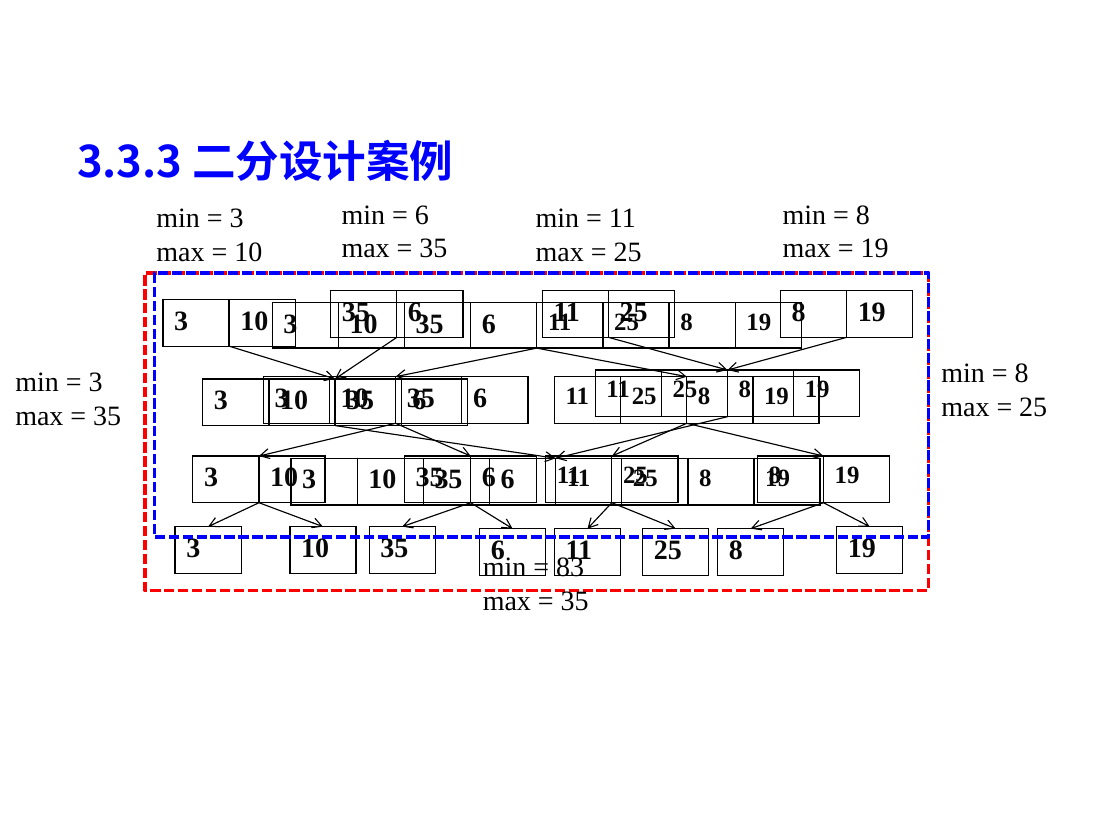
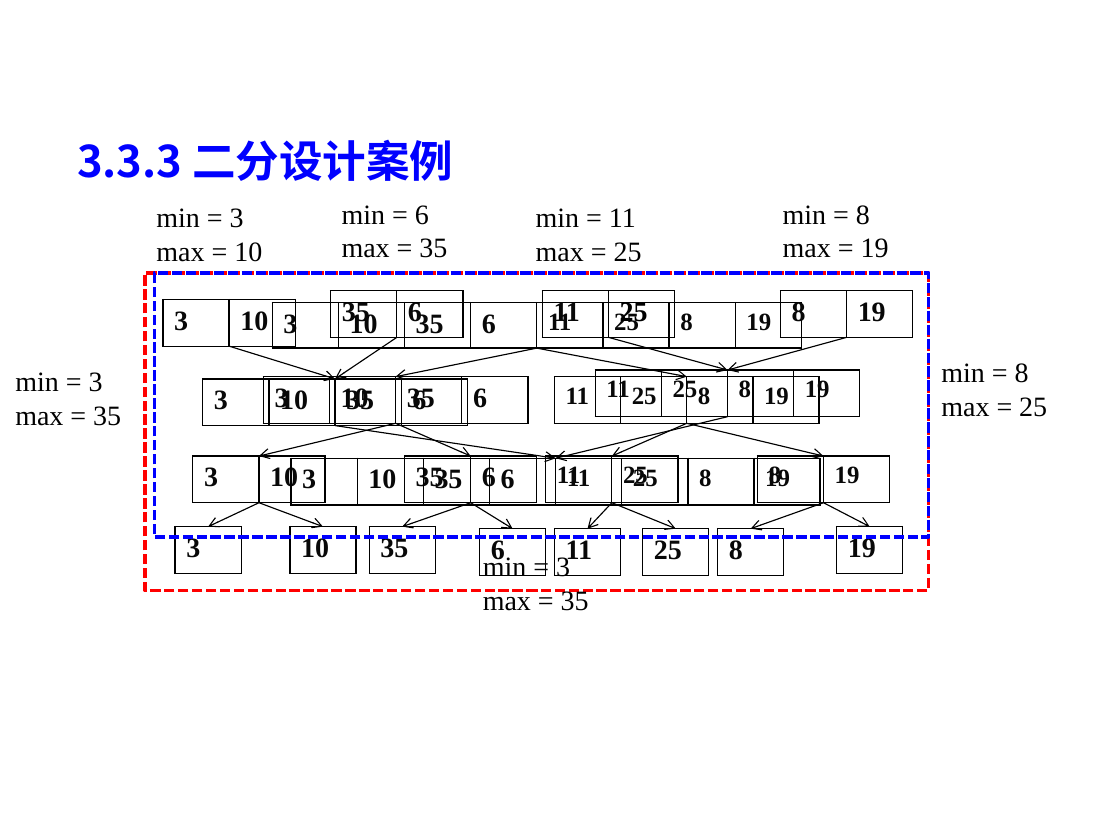
Before and after one commit to liutongling/DP, a slide deck: slide 84 of file/第3章 分治法计.pptx (slide 83 before the commit). Drawn at 1120x840 pixels with LibreOffice and Linux fonts; fonts in the diff are those of the drawing; background and template pictures are left out. Boxes give left, top, right and bottom in pixels: in the first picture for what was removed or moved away, otherwise in the second. Text is boxed around its words. In the diff, an @@ line names an element or a change of style, - is before the commit and + after.

```diff
--- a/file/第3章 分治法计.pptx
+++ b/file/第3章 分治法计.pptx
@@ text at bbox=[483, 555, 570, 577]: text changed @@
-min = 83
+min = 3
```
Also in this commit, not shown: 1 other slide changed, 1 slide added, 2 other files.
